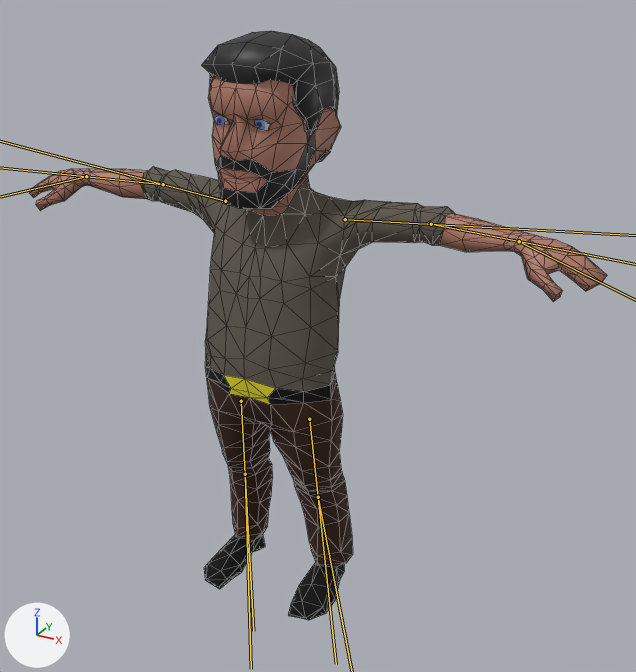
Two versions of the FBX model HackNation/Assets/Assets/Models/man2.fbx, one commit apart.
Camera for both pictures: a camera (50 mm lens) standing at (0.00717, -0.01151, 0.01091) and looking at (0.00072, 0.00021, 0.00505). Arrows for +X, +Y and +Z are at lower left; the lights stay in place. Both versions are drawn at frame 1 of the action 'man2|DefaultMan'; the numbers are the values there. The bones that change are drawn over the model as lines. Mesh edges are drawn as thin lines on the coarser meshes.

In view in the first picture: 'lpMaleG.004', 'lpMaleG.005'.
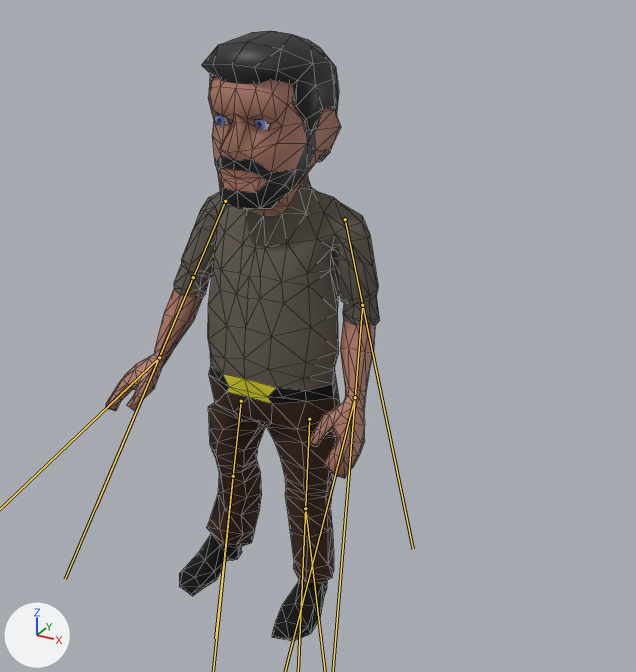
Pixel boxes [x1, y1, x2, y2] of what changed, in the pictures (636 x 672 px):
'lpMaleG.005', posed (52% narrower): before [29, 76, 607, 620]; after [105, 76, 380, 641]
bone 'leg01.L', root to tip: before (241, 401) to (253, 631); after (241, 401) to (215, 638)

What the commit changed:
Bone 'arm01.R' (bone_arm01_r) turns from (0, 0, 0) to (3, 5, -79) degrees about its own x, y and z.
Bone 'arm02.R' (bone_arm02_r) turns from (0, 0, 0) to (10, 0, -1) degrees about its own x, y and z.
Bone 'arm03.R' (bone_arm03_r) turns from (0, 0, 0) to (18, 7, 15) degrees about its own x, y and z.
Bone 'arm01.L' (bone_arm01_l) turns from (0, 0, 0) to (27, -15, 74) degrees about its own x, y and z.
Bone 'arm02.L' (bone_arm02_l) turns from (0, 0, 0) to (-18, 0, -2) degrees about its own x, y and z.
Bone 'arm03.L' (bone_arm03_l) turns from (0, 0, 0) to (18, -10, -42) degrees about its own x, y and z.
Bone 'leg01.R' (bone_leg01_r) turns from (0, 0, 0) to (0, -15, -14) degrees about its own x, y and z.
Bone 'leg02.R' (bone_leg02_r) turns from (0, 0, 0) to (2, 0, 6) degrees about its own x, y and z.
Bone 'leg01.L' (bone_leg01_l) turns from (0, 0, 0) to (12, 64, 17) degrees about its own x, y and z.
Bone 'leg02.L' (bone_leg02_l) turns from (0, 0, 0) to (-2, 0, 2) degrees about its own x, y and z.
